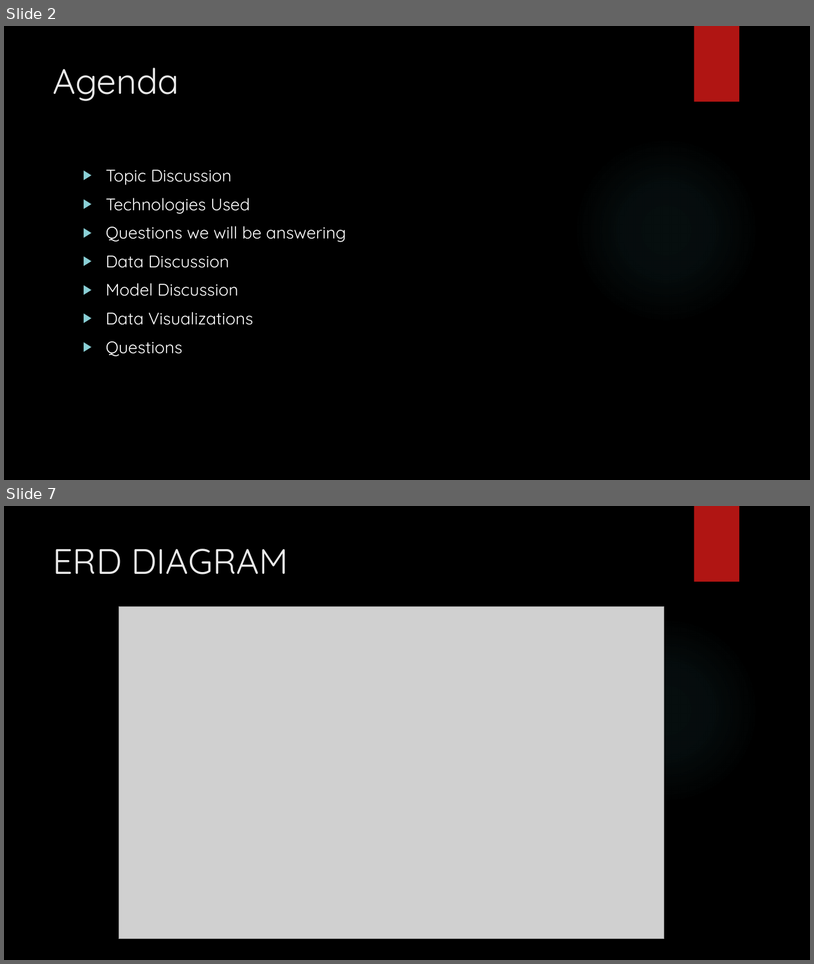
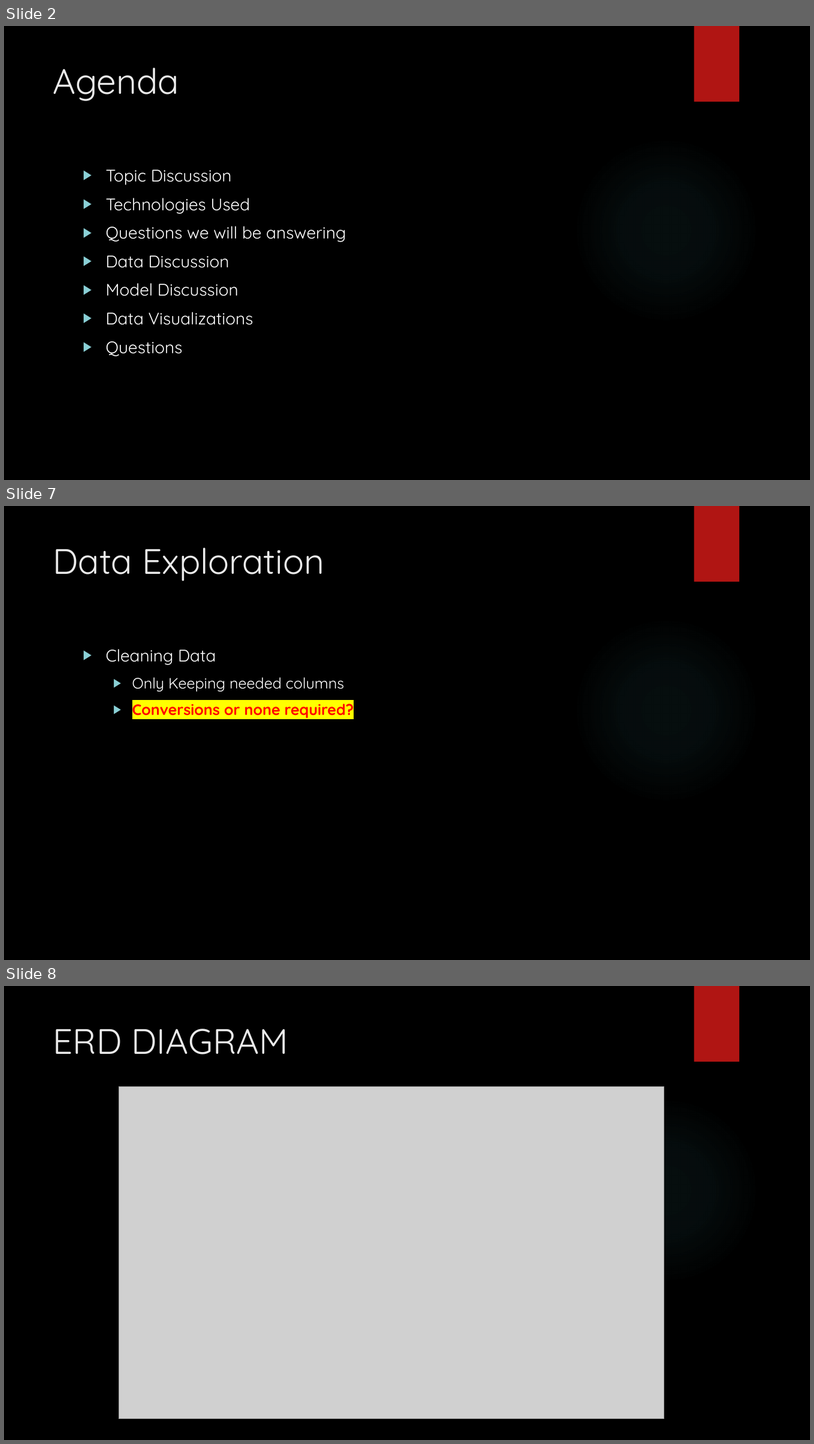
Before and after one commit to SKuczynski17/Group-1-Final-Project, a slide deck: Predicting the NFL Game Winner Presentation.pptx. Shown one above the other, each under a label of ours: slides 2 and 7 before the commit, slides 2, 7 and 8 after it; the slides between them are not shown. The pictures are 814x964 and 814x1444 pixels, drawn with LibreOffice and Linux fonts; fonts in the diff are those of the drawing; grey boxes stand for pictures; background and template pictures are left out. Boxes give left, top, right and bottom in pixels: in the first picture for what was removed or moved away, otherwise in the second. Text is boxed around its words. In the diff, an @@ line names an element or a change of style, - is before the commit and + after.

```diff
--- a/Predicting the NFL Game Winner Presentation.pptx
+++ b/Predicting the NFL Game Winner Presentation.pptx
@@ slide 7 added at box(4, 506, 810, 960), background picture (left out); not listed: 2 template elements that a slide beside it also shows @@
@@ title added at box(53, 547, 324, 581), 42 pt, text #EBEBEB @@
+Data Exploration
@@ text added at box(106, 649, 354, 718), 18 pt, text #FFFFFF @@
+▶ Cleaning Data
+  ▶ Only Keeping needed columns
+  ▶ Conversions or none required?
@@ what was slide 7 is now slide 8 @@
```
Also in this commit, not shown: 4 slides changed, 1 other slide added, 1 other file.
